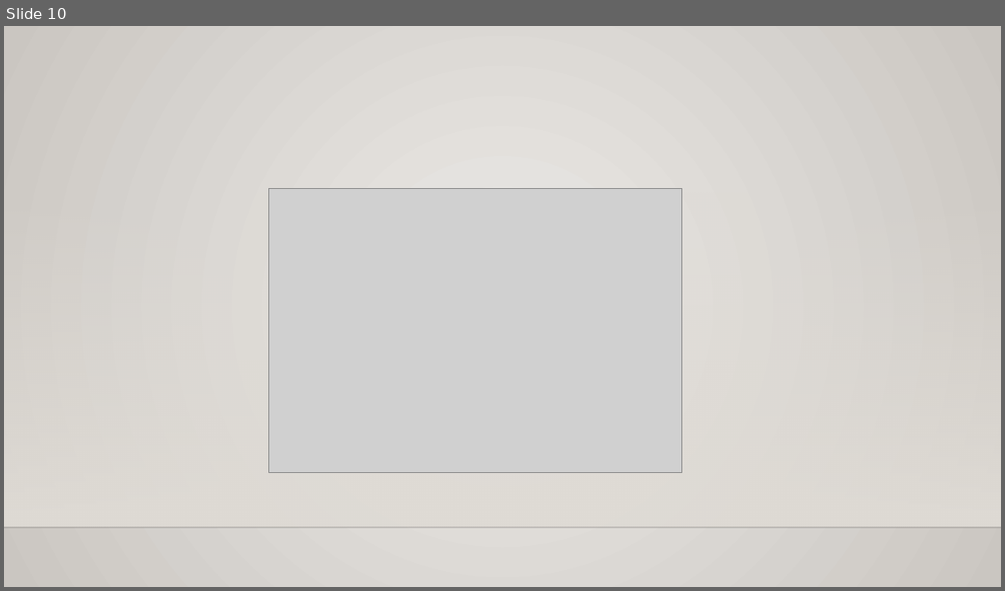
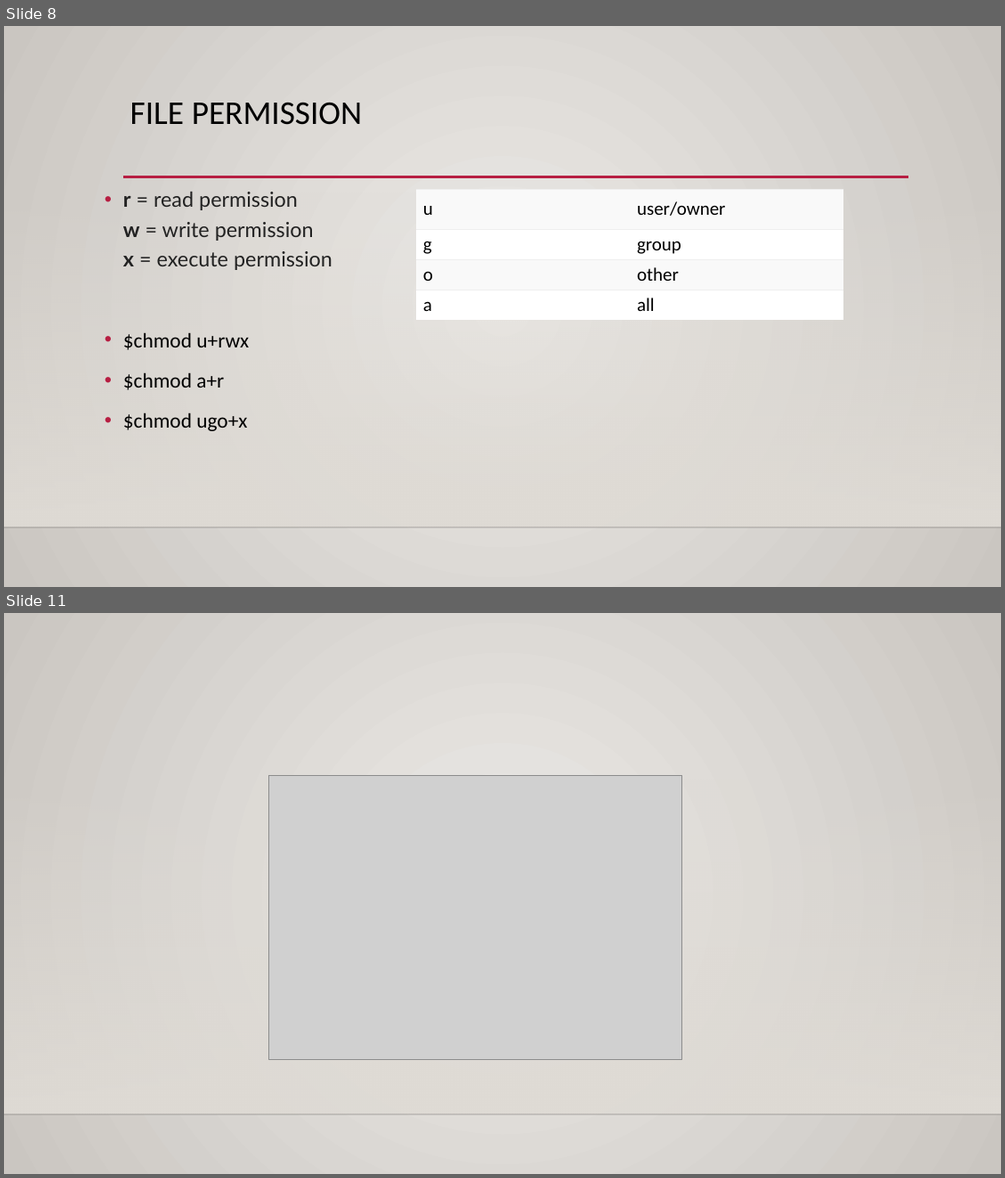
Before and after one commit to sushmithakongi/Infobell-Openshift-Daily-Work, a slide deck: Git And GitHub.pptx. Shown one above the other, each under a label of ours: slide 10 before the commit, slides 8 and 11 after it; the slides between them are not shown. The pictures are 1005x591 and 1005x1178 pixels, drawn with LibreOffice and Linux fonts; fonts in the diff are those of the drawing; grey boxes stand for pictures; background and template pictures are left out. Boxes give left, top, right and bottom in pixels: in the first picture for what was removed or moved away, otherwise in the second. Text is boxed around its words. In the diff, an @@ line names an element or a change of style, - is before the commit and + after.

```diff
--- a/Git And GitHub.pptx
+++ b/Git And GitHub.pptx
@@ slide 8 added at [4,26,1001,587], background gradient #ECEAE7 to #CAC7C1; not listed: 2 template elements that a slide beside it also shows @@
@@ title added at [130,102,363,125], 32 pt, text #000000 @@
+FILE PERMISSION
@@ line added from (123, 177) to (909, 177), #B71E42 2.5 pt @@
@@ text added at [123,192,332,431], 20 pt, text #222222 @@
+• r = read permission
+  w = write permission
+  x = execute permission
+• $chmod u+rwx
+• $chmod a+r
+• $chmod ugo+x
@@ table added at [416,189,844,319], 4 rows, 2 columns @@
+u | user/owner
+g | group
+o | other
+a | all
@@ what was slide 10 is now slide 11 @@
```
Also in this commit, not shown: 2 slides changed, 7 other slides added, 7 slides removed, 1 other file.
